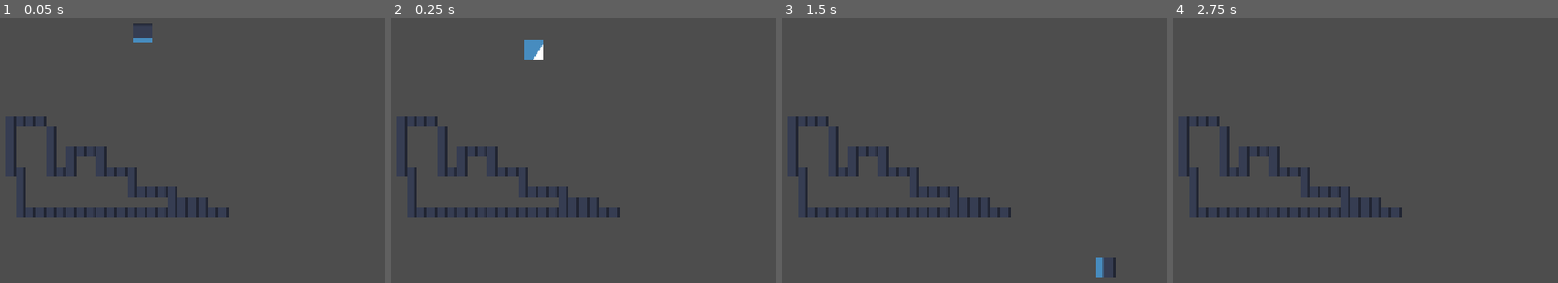
Above: before the commit, frames 1-4 (left to right).
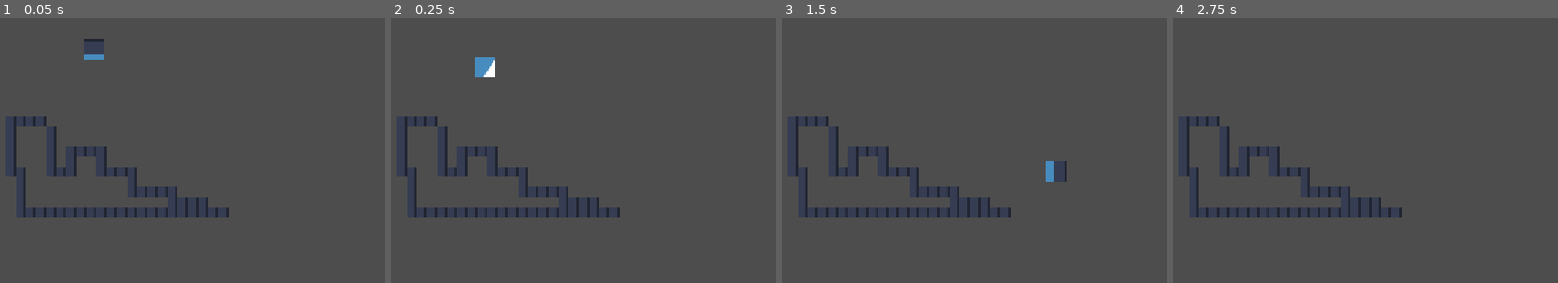
Above: after the commit, the same moments.

Repository: ibiahmed132/test-project
Game: Godot game, scene res://main.tscn
Same seed, same stepped clock (60 frames per second), same inputs: the game is played once before the commit and once after it. The engine's default icon, where the game draws it, is replaced by a stand-in: a white triangle on a blue panel in a dark square.
Inputs (mouse positions are in pixels of both pictures, inside the frame that each line leads up to):
- Up to frame 1 (0.05 s): no input
- Up to frame 2 (0.25 s): no input
- Up to frame 3 (1.5 s): tap Enter (ui_accept) at 0.5, 0.6, 0.77, 1.07, 1.25 s; move the mouse to (1132, 118) at 0.52 s; hold Right (ui_right) from 0.53 s (still down); click (1132, 118) at 0.67 s; move the mouse to (824, 158) at 1.27 s; tap Alt at 1.35 s
- Up to frame 4 (2.75 s): tap Enter (ui_accept) at 1.52, 1.55, 1.82, 2.3 s; move the mouse to (1434, 49) at 2.02 s; release Right (ui_right) at 2.03 s; hold Left (ui_left) from 2.03 s (still down); tap Shift at 2.1 s

The runs differ from the first frame. In frame 1, 0.3% of the frame differs, in the area x 21-40%, y 2-16%; in frame 2, 0.8%, in the area x 21-40%, y 8-23%; in frame 3, 0.4%; in frame 4, nothing differs.

Commit message:
added antigrav region

Diff:
--- a/test-project/main.tscn
+++ b/test-project/main.tscn
@@ -138,6 +138,9 @@
 physics_layer_0/collision_layer = 1
 sources/0 = SubResource("TileSetAtlasSource_0xm2m")
 
+[sub_resource type="RectangleShape2D" id="RectangleShape2D_g4v7s"]
+size = Vector2(92, 349.5)
+
 [node name="Main" type="Node2D" unique_id=2110349015]
 
 [node name="Background" type="Sprite2D" parent="." unique_id=28741771]
@@ -147,8 +150,17 @@
 texture = ExtResource("1_ig7tw")
 
 [node name="Player" parent="." unique_id=1361595233 instance=ExtResource("2_0xm2m")]
-position = Vector2(505, 155)
+position = Vector2(428, 181)
 
 [node name="TileMapLayer" type="TileMapLayer" parent="." unique_id=383969199]
 tile_map_data = PackedByteArray("AAAnABsAAAAHAAUAAAAmABsAAAAHAAUAAAAlABsAAAAHAAUAAAAkABsAAAAHAAUAAAAjABsAAAAHAAUAAAAiAB …(896 unchanged characters)…
 tile_set = SubResource("TileSet_g4v7s")
+
+[node name="TestAntiGravArea" type="Area2D" parent="." unique_id=906633325]
+
+[node name="CollisionShape2D" type="CollisionShape2D" parent="TestAntiGravArea" unique_id=1164665146]
+position = Vector2(593, 271.75)
+shape = SubResource("RectangleShape2D_g4v7s")
+
+[connection signal="body_entered" from="TestAntiGravArea" to="Player" method="_on_test_anti_grav_area_body_entered"]
+[connection signal="body_exited" from="TestAntiGravArea" to="Player" method="_on_test_anti_grav_area_body_exited"]
--- a/test-project/player.gd
+++ b/test-project/player.gd
@@ -4,14 +4,18 @@
 const SPEED = 300.0
 const JUMP_VELOCITY = -400.0
 
+var antigrav = false
 
 func _physics_process(delta: float) -> void:
 	# Add the gravity.
 	if not is_on_floor():
-		velocity += get_gravity() * delta
+		if antigrav == false:
+			velocity += get_gravity() * delta
+		else:
+			velocity -= get_gravity() * delta
 
 	# Handle jump.
-	if Input.is_action_just_pressed("ui_accept") and is_on_floor():
+	if Input.is_action_just_pressed("ui_up") and is_on_floor():
 		velocity.y = JUMP_VELOCITY
 
 	# Get the input direction and handle the movement/deceleration.
@@ -23,3 +27,11 @@
 		velocity.x = move_toward(velocity.x, 0, SPEED)
 
 	move_and_slide()
+
+
+func _on_test_anti_grav_area_body_entered(body: CharacterBody2D) -> void:
+	antigrav = true
+
+
+func _on_test_anti_grav_area_body_exited(body: Node2D) -> void:
+	antigrav = false
